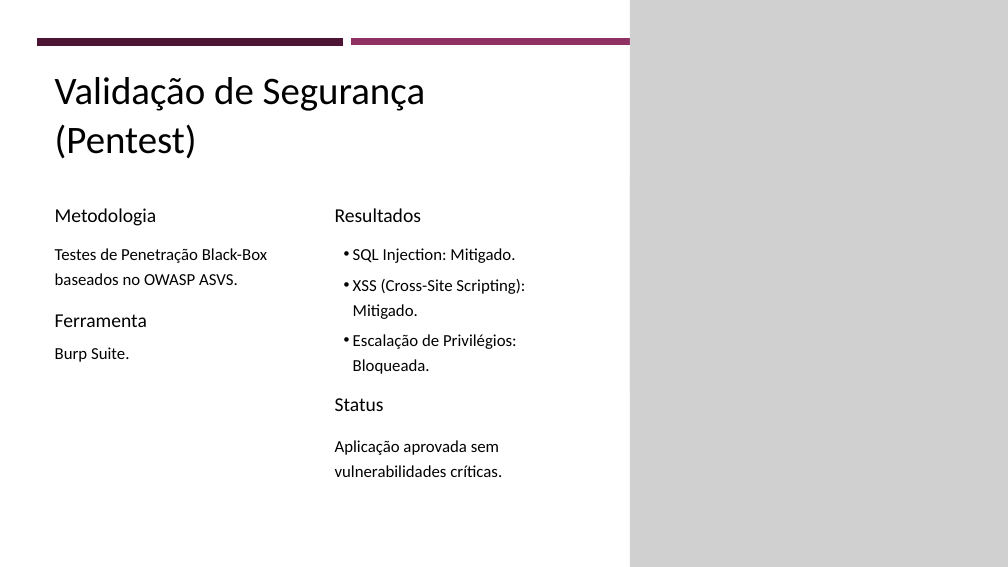
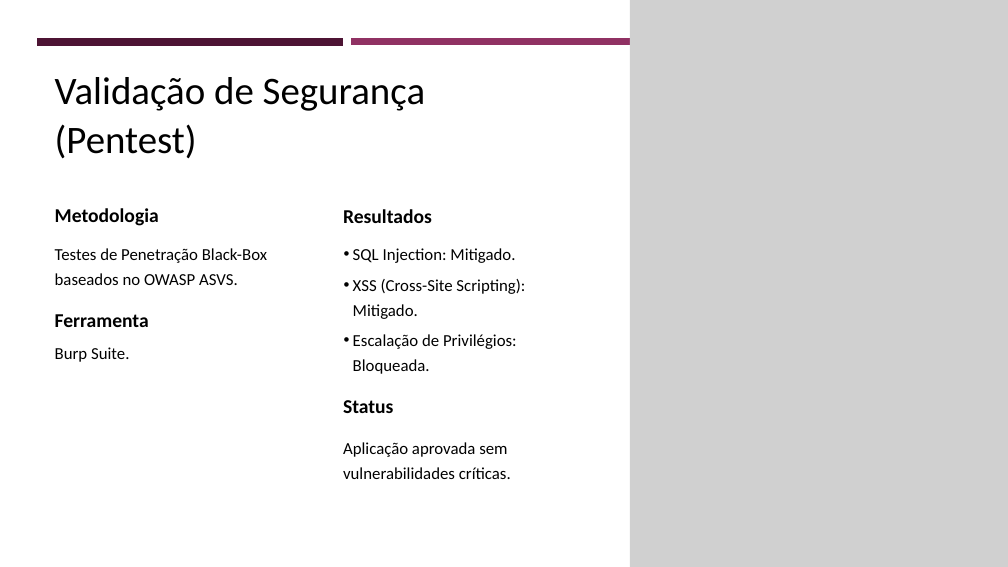
Before and after one commit to z12guilherme/gestao_atipicos, a slide deck: slide 11 of tcc/TCC - Slides.pptx. Drawn at 1008x567 pixels with LibreOffice and Linux fonts; fonts in the diff are those of the drawing; grey boxes stand for pictures. Boxes give left, top, right and bottom in pixels: in the first picture for what was removed or moved away, otherwise in the second. Text is boxed around its words. In the diff, an @@ line names an element or a change of style, - is before the commit and + after.

```diff
--- a/tcc/TCC - Slides.pptx
+++ b/tcc/TCC - Slides.pptx
@@ bold on in 4 elements at box(55, 208, 159, 226), box(55, 314, 149, 327), box(343, 209, 432, 223), box(343, 400, 393, 413) @@
@@ 3 texts: place and size @@
-3 texts at box(335, 208, 502, 477)
+3 texts at box(343, 209, 511, 479)
```
Also in this commit, not shown: 1 other slide changed.
